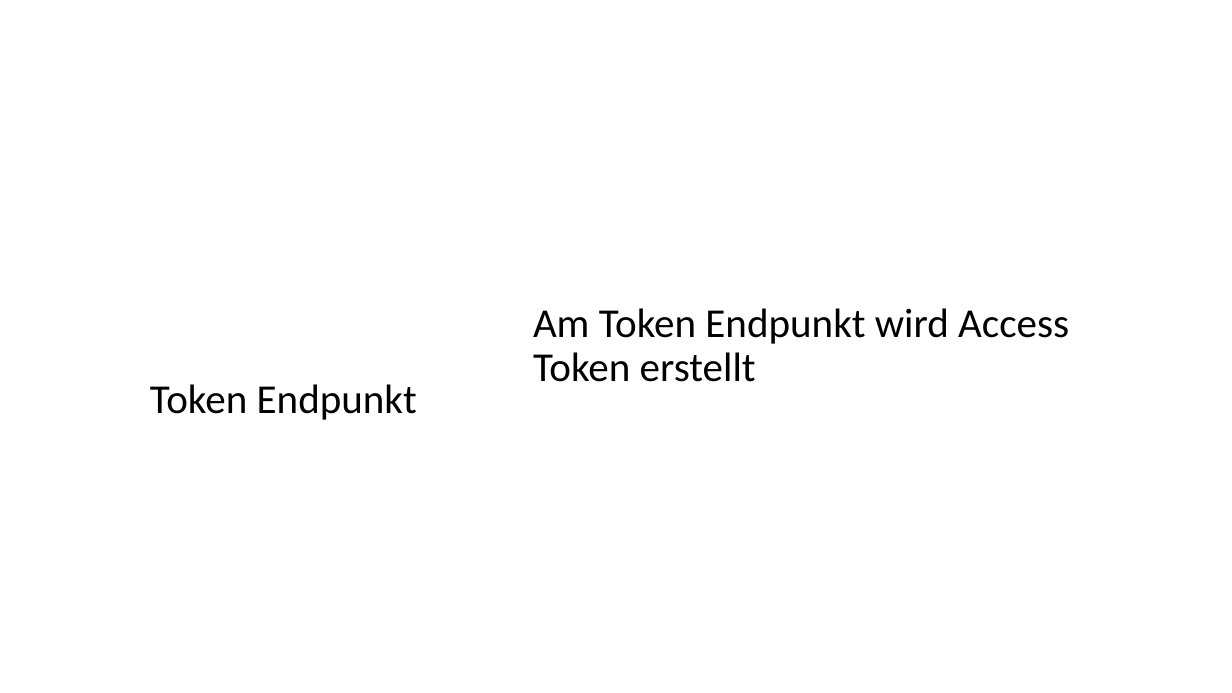
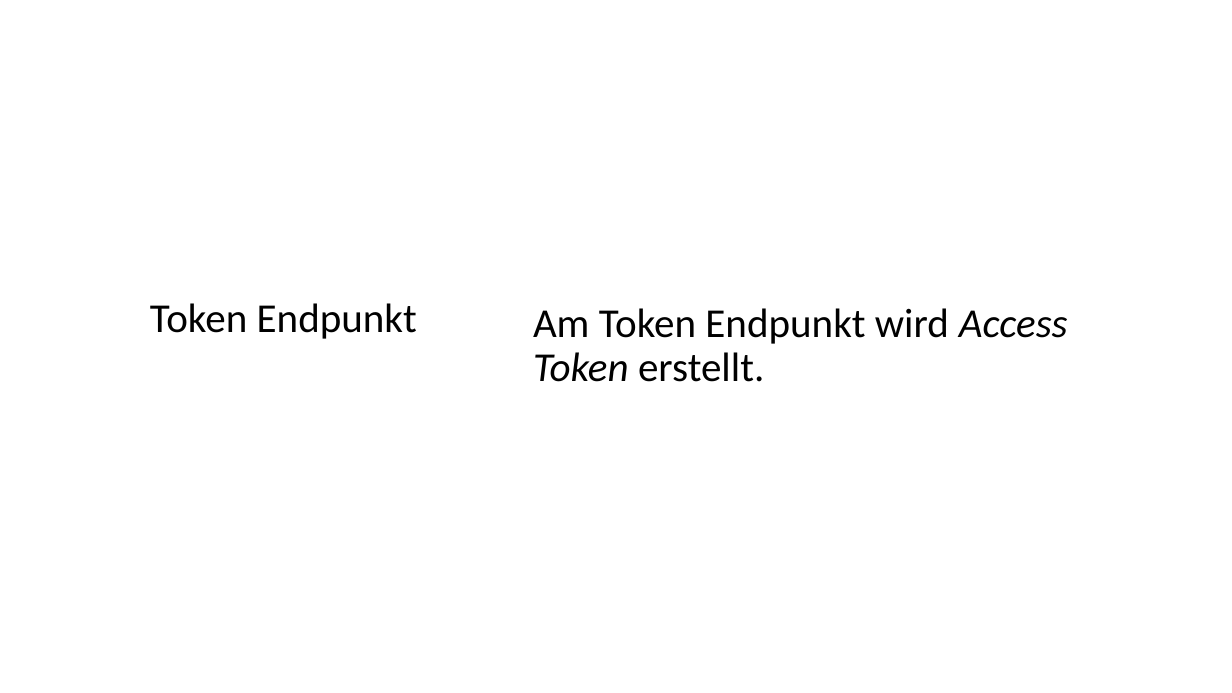
Before and after one commit to kalcik/talks-and-events, a slide deck: slide 22 of oidc-oauth/OpenIDConnect & OAuth.pptx. Drawn at 1232x693 pixels with LibreOffice and Linux fonts; fonts in the diff are those of the drawing. Boxes give left, top, right and bottom in pixels: in the first picture for what was removed or moved away, otherwise in the second. Text is boxed around its words. In the diff, an @@ line names an element or a change of style, - is before the commit and + after.

```diff
--- a/oidc-oauth/OpenIDConnect & OAuth.pptx
+++ b/oidc-oauth/OpenIDConnect & OAuth.pptx
@@ text "Token Endpunkt": place and size @@
-text "Token Endpunkt" at box(150, 384, 417, 420)
+text "Token Endpunkt" at box(150, 303, 417, 339)
@@ text at box(533, 308, 1068, 382): text changed @@
-Am Token Endpunkt wird Access Token erstellt
+Am Token Endpunkt wird Access Token erstellt.
```
Also in this commit, not shown: 9 other slides changed.
